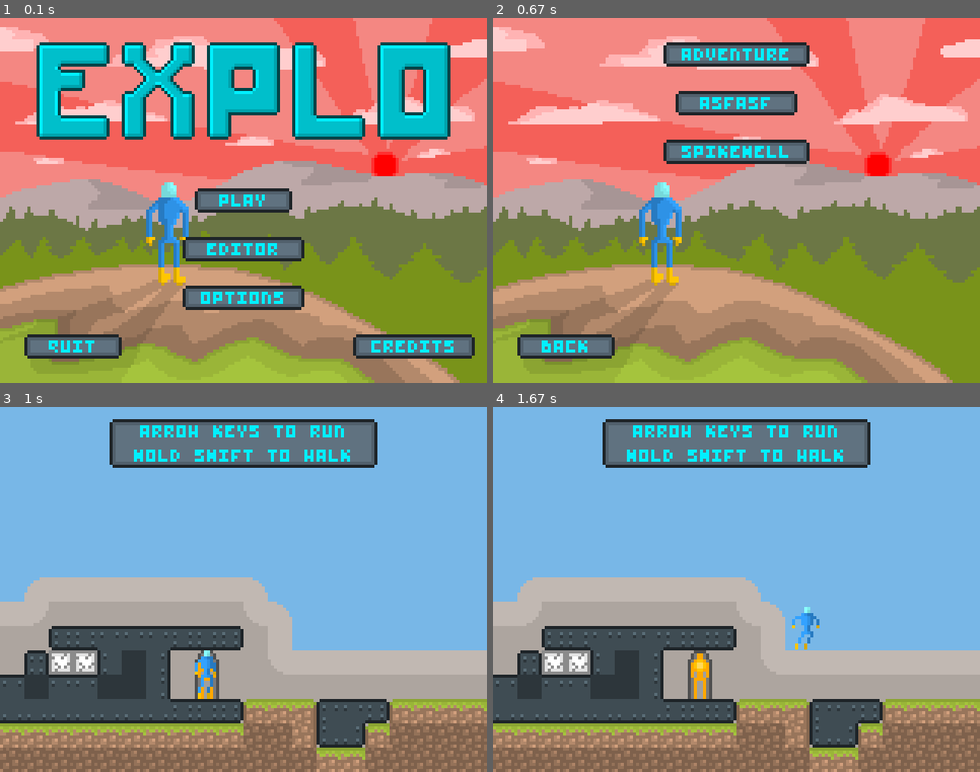
Above: before the commit, frames 1-4 (two rows, left to right).
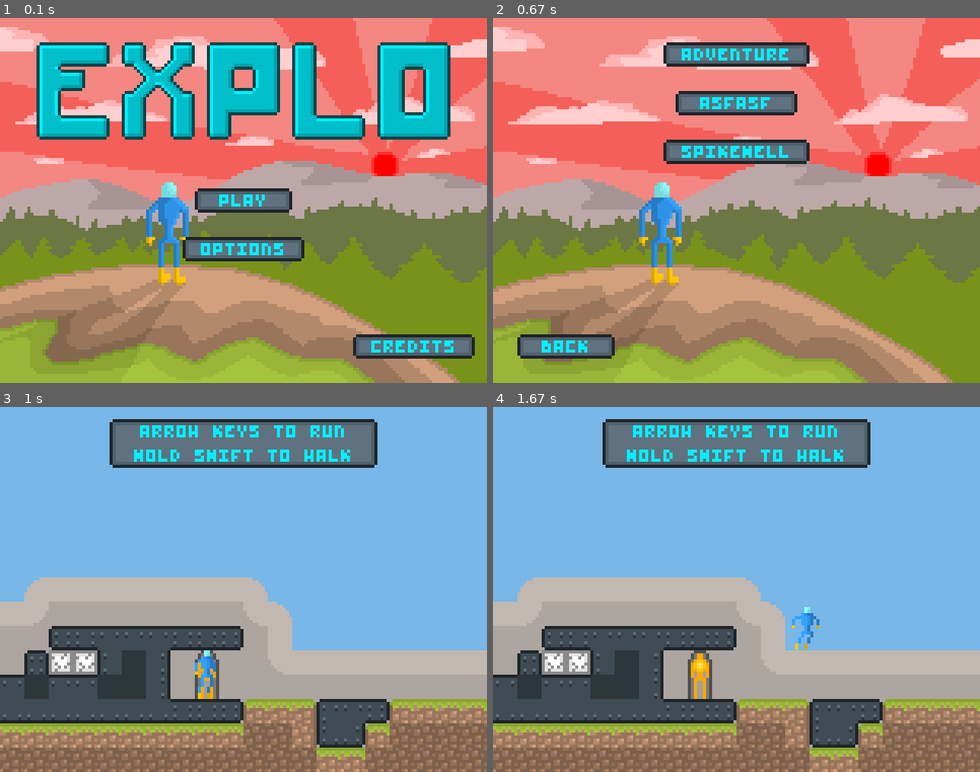
Above: after the commit, the same moments.

Repository: Panurb/explo
Game: pygame game, started from main.py
The game is run twice, just before and just after one commit, with the same random seed, the same clock (stepped at 60 frames per second) and the same inputs.
Inputs (mouse positions are in pixels of both pictures, inside the frame that each line leads up to):
- Up to frame 1 (0.1 s): no input
- Up to frame 2 (0.67 s): click (697, 200) at 0.38 s
- Up to frame 3 (1 s): click (185, 443) at 0.72 s
- Up to frame 4 (1.67 s): hold Right 1-1.47 s; move the mouse to (892, 578) at 1.03 s; tap A at 1.5 s

The runs differ from the first frame. In frame 1, 3.2% of the frame differs, in the area x 5-63%, y 61-94%; in frame 2, nothing differs; in frame 3, nothing differs; in frame 4, nothing differs.

Commit message:
Add web support with pygbag

Diff:
--- a/helpers.py
+++ b/helpers.py
@@ -2,6 +2,7 @@
 import math
 import pygame
 
+WEB = True
 SCALE = 4
 ROOM_WIDTH = 20
 ROOM_HEIGHT = 15
--- a/level.py
+++ b/level.py
@@ -448,8 +448,6 @@
             w.debug_draw(screen)
         for d in self.dynamic_objects:
             d.debug_draw(screen)
-        for c in self.cannons:
-            c.debug_draw(screen)
 
     def play_sounds(self, snd_hand):
         sounds = set()
--- a/main.py
+++ b/main.py
@@ -4,6 +4,9 @@
 import imagehandler
 import inputhandler
 import soundhandler
+
+if helpers.WEB:
+    import asyncio
 
 
 class Main:
@@ -16,7 +19,7 @@
         pygame.display.set_caption('EXPLO')
 
         self.info = pygame.display.Info()
-        self.screen = pygame.display.set_mode((width, height))
+        self.screen = pygame.display.set_mode((width, height), pygame.DOUBLEBUF)
         self.img_hand = imagehandler.ImageHandler(self.info)
         self.snd_hand = soundhandler.SoundHandler()
         self.inp_hand = inputhandler.InputHandler()
@@ -36,10 +39,19 @@
             self.loop.update(self.clock)
             self.clock.tick(self.fps)
 
+    async def main_loop_web(self):
+        while self.loop.state != gameloop.State.quit:
+            self.clock.tick(self.fps)
+            self.loop.update(self.clock)
+            await asyncio.sleep(0)
+
 
 def main():
     main_window = Main(helpers.SCREEN_WIDTH, helpers.SCREEN_HEIGHT)
-    main_window.main_loop()
+    if helpers.WEB:
+        asyncio.run(main_window.main_loop_web())
+    else:
+        main_window.main_loop()
 
 
 if __name__ == '__main__':
--- a/menu.py
+++ b/menu.py
@@ -57,9 +57,12 @@
     def __init__(self):
         super().__init__(gameloop.State.menu)
         self.add_button(0, 7, ButtonType.levels, 'PLAY')
-        self.add_button(0, 9, ButtonType.editor)
-        self.add_button(0, 11, ButtonType.options)
-        self.add_button(-7, 13, ButtonType.quit)
+        if helpers.WEB:
+            self.add_button(0, 9, ButtonType.options)
+        else:
+            self.add_button(0, 9, ButtonType.editor)
+            self.add_button(0, 11, ButtonType.options)
+            self.add_button(-7, 13, ButtonType.quit)
         self.add_button(7, 13, ButtonType.credits)
 
         self.bg_sprite = animatedsprite.AnimatedSprite('image')
@@ -239,9 +242,14 @@
         self.bg_sprite = animatedsprite.AnimatedSprite('image')
         self.bg_sprite.play('menu')
         self.button = FullscreenButton(0, 2)
-        self.sliders = [Slider(0, 5, SliderType.resolution),
-                        Slider(0, 8, SliderType.music),
-                        Slider(0, 11, SliderType.sound)]
+        self.sliders = []
+        if helpers.WEB:
+            self.sliders.append(Slider(0, 5, SliderType.music))
+            self.sliders.append(Slider(0, 8, SliderType.sound))
+        else:
+            self.sliders.append(Slider(0, 5, SliderType.resolution))
+            self.sliders.append(Slider(0, 8, SliderType.music))
+            self.sliders.append(Slider(0, 11, SliderType.sound))
         self.add_button(-7, 13, ButtonType.menu, 'BACK')
 
     def draw(self, screen, img_hand):
@@ -418,7 +426,10 @@
         self.bg_sprite.play('menu')
 
         text1 = 'PROGRAMMING\\ART\\MUSIC\\\\PANU KESKINEN'
-        text2 = 'MADE WITH\\\\PYTHON 3    PYGAME    PY2EXE\\PYCHARM    GIMP    BFXR\\ABLETON LIVE LITE'
+        if helpers.WEB:
+            text2 = 'MADE WITH\\\\PYTHON 3    PYGAME-CE    PYGBAG\\PYCHARM    GIMP    BFXR\\ABLETON LIVE LITE'
+        else:
+            text2 = 'MADE WITH\\\\PYTHON 3    PYGAME    PY2EXE\\PYCHARM    GIMP    BFXR\\ABLETON LIVE LITE'
         self.text1 = textbox.Textbox(text1, 0.5 * helpers.SCREEN_WIDTH, helpers.TILE_SIZE)
         self.text2 = textbox.Textbox(text2, 0.5 * helpers.SCREEN_WIDTH, 7 * helpers.TILE_SIZE)
 
Not shown, added: requirements.txt
